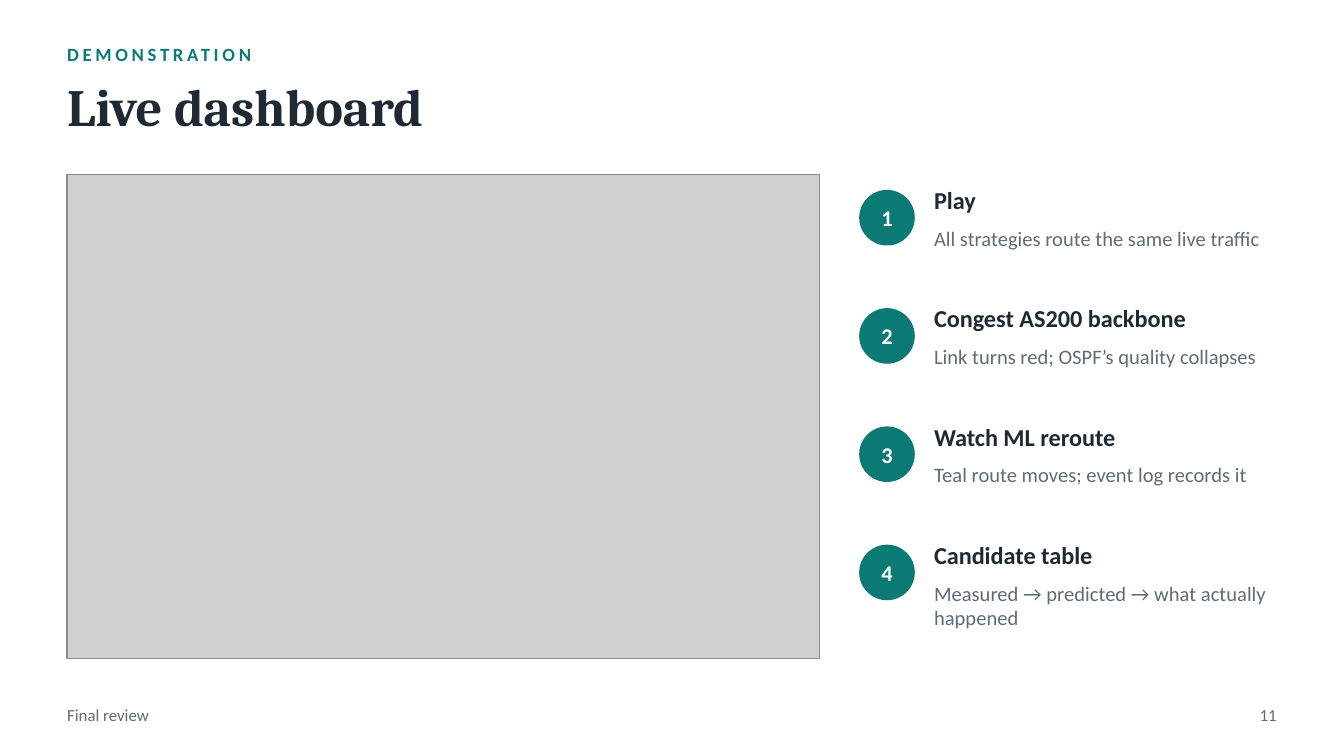
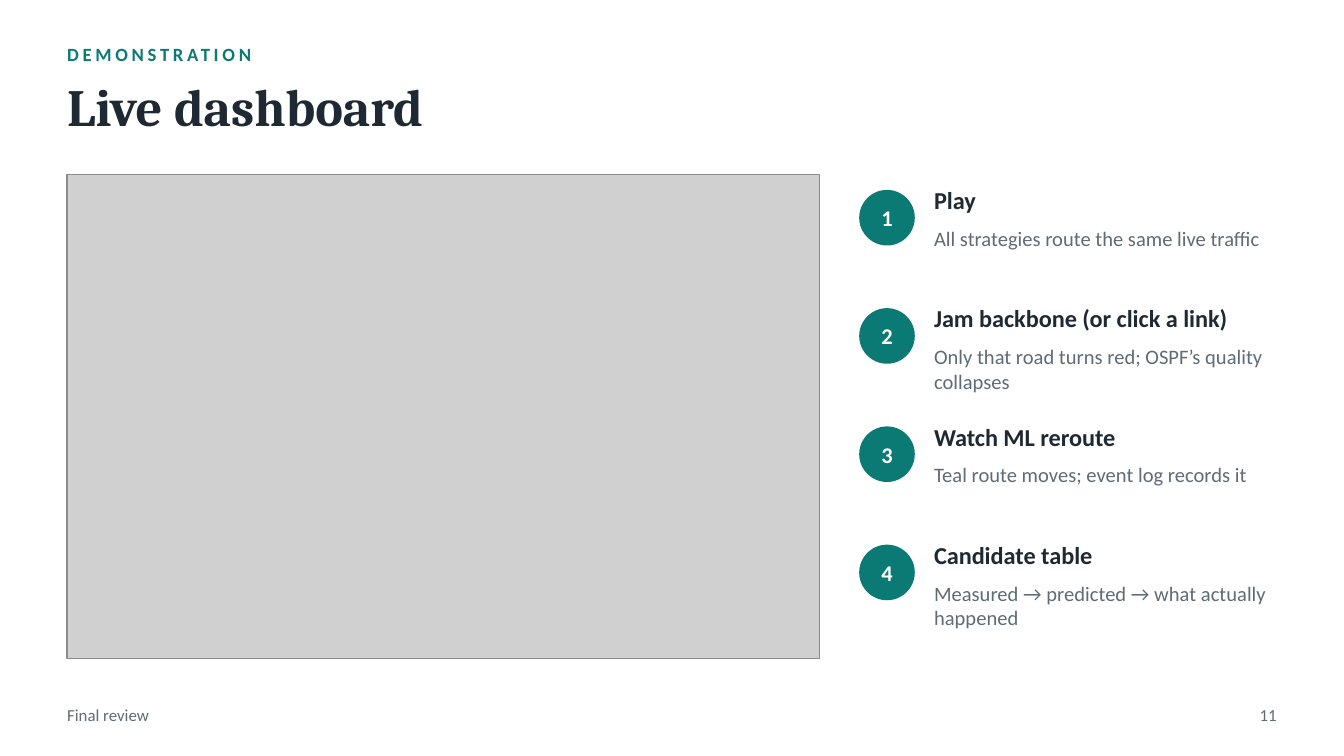
Before and after one commit to K-RANGARAJAN/smart-path-selector, a slide deck: slide 11 of docs/Final_Review.pptx. Drawn at 1344x756 pixels with LibreOffice and Linux fonts; fonts in the diff are those of the drawing; grey boxes stand for pictures. Boxes give left, top, right and bottom in pixels: in the first picture for what was removed or moved away, otherwise in the second. Text is boxed around its words. In the diff, an @@ line names an element or a change of style, - is before the commit and + after.

Commit message:
Made the dashboard demo predictable: links jam only where clicked, with countdown badges, a clear button and per-flow events

```diff
--- a/docs/Final_Review.pptx
+++ b/docs/Final_Review.pptx
@@ text at (934, 309, 1227, 331): text changed @@
-Congest AS200 backbone
+Jam backbone (or click a link)
@@ text at (934, 349, 1262, 393): text changed @@
-Link turns red; OSPF’s quality collapses
+Only that road turns red; OSPF’s quality collapses
```
Also in this commit, not shown: 10 other files.
